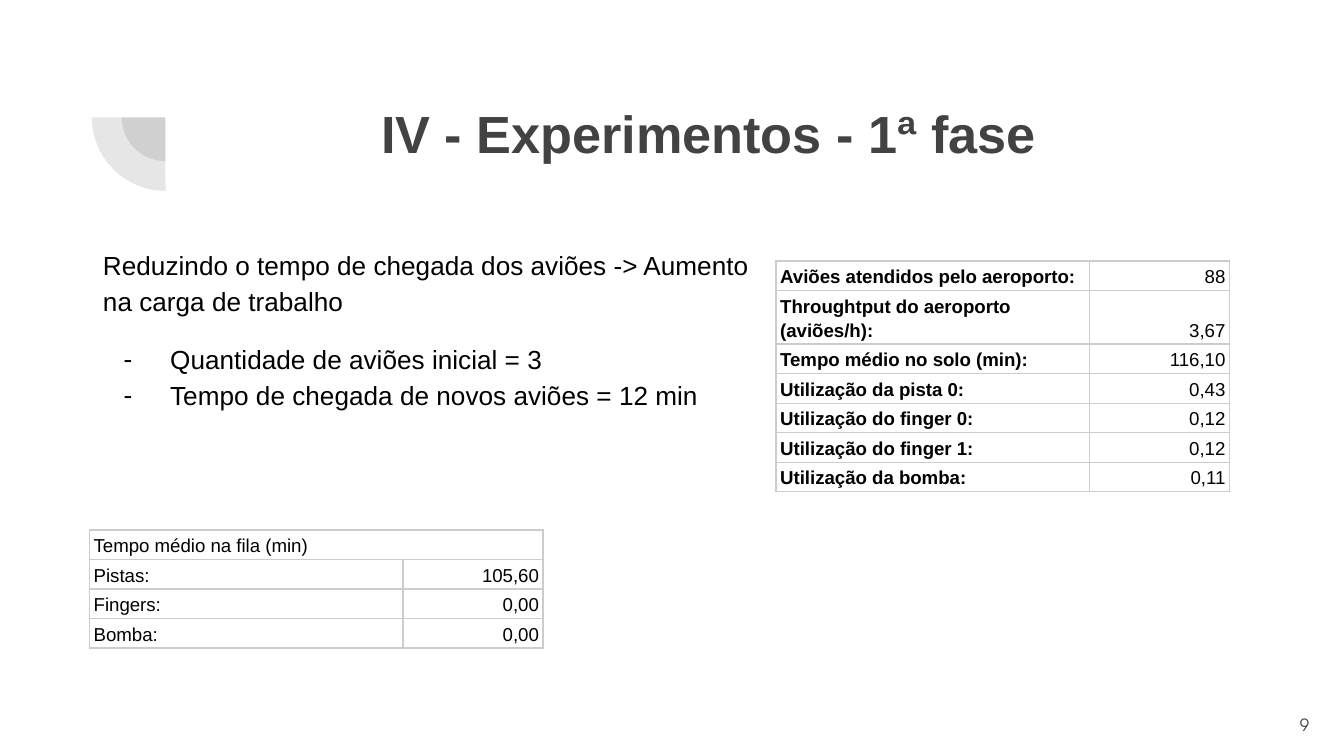
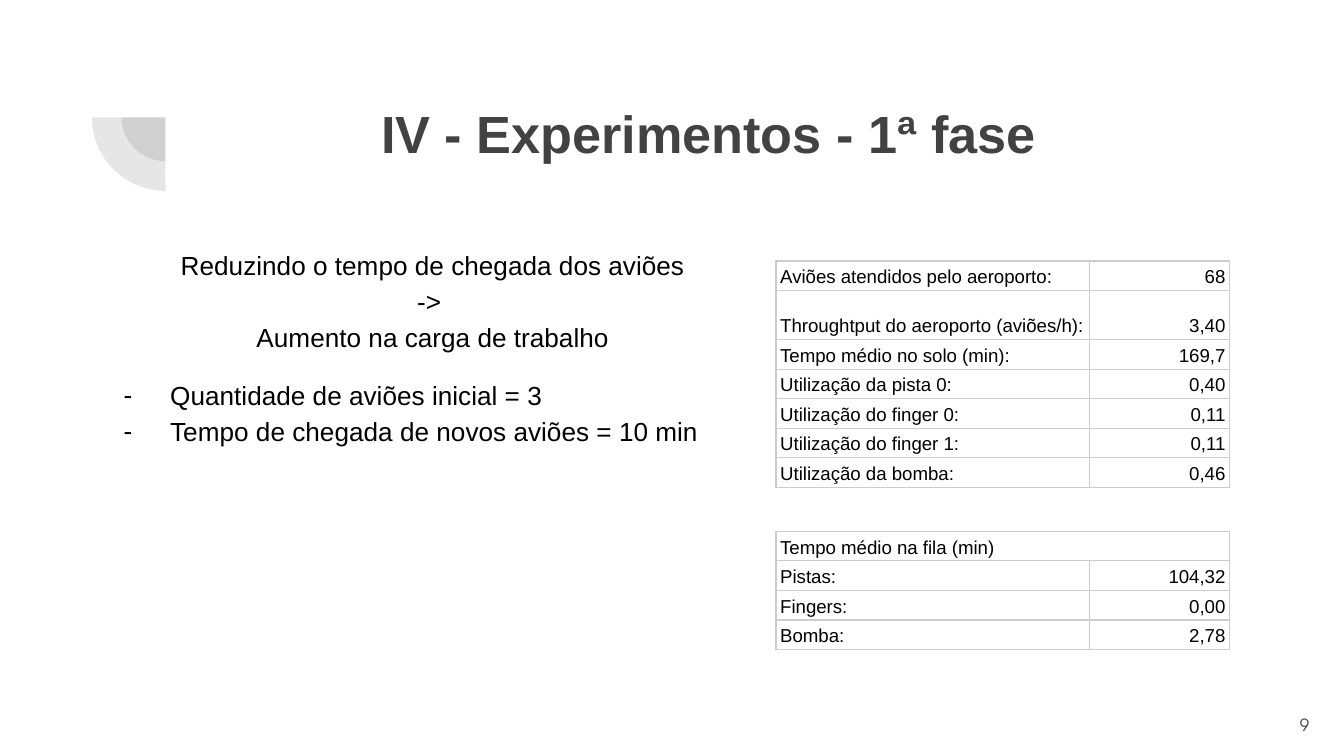
Before and after one commit to maricimara98/simulacao-aeroporto, a slide deck: slide 9 of docs/simulacao-apresentacao.pptx. Drawn at 1344x756 pixels with LibreOffice and Linux fonts; fonts in the diff are those of the drawing. Boxes give left, top, right and bottom in pixels: in the first picture for what was removed or moved away, otherwise in the second. Text is boxed around its words. In the diff, an @@ line names an element or a change of style, - is before the commit and + after.

```diff
--- a/docs/simulacao-apresentacao.pptx
+++ b/docs/simulacao-apresentacao.pptx
@@ text at (181,256,684,353): text changed @@
-Reduzindo o tempo de chegada dos aviões -> Aumento na carga de trabalho
+Reduzindo o tempo de chegada dos aviões
+->
+Aumento na carga de trabalho
@@ table at (775,261,1228,702) @@
-row 1, column 2: 88
+row 1, column 2: 68
-row 2, column 2: 3,67
+row 2, column 2: 3,40
-row 3, column 2: 116,10
+row 3, column 2: 169,7
-row 4, column 2: 0,43
+row 4, column 2: 0,40
-row 5, column 2: 0,12
+row 5, column 2: 0,11
-row 6, column 2: 0,12
+row 6, column 2: 0,11
-row 7, column 2: 0,11
+row 7, column 2: 0,46
@@ bold off in "Aviões atendidos pelo aeroporto:", "Throughtput do aeroporto (aviões/h):", "Tempo médio no solo (min):", "Utilização da pista 0:" and 3 more places @@
@@ text at (170,422,697,447): text changed @@
-– Tempo de chegada de novos aviões = 12 min
+– Tempo de chegada de novos aviões = 10 min
@@ table at (775,531,1228,756) @@
-row 2, column 2: 105,60
+row 2, column 2: 104,32
-row 4, column 2: 0,00
+row 4, column 2: 2,78
@@ table: place and size @@
-table at (90,530,543,756)
+table at (775,531,1228,756)
```
Also in this commit, not shown: 11 other slides changed, 1 slide removed, 2 other files.
